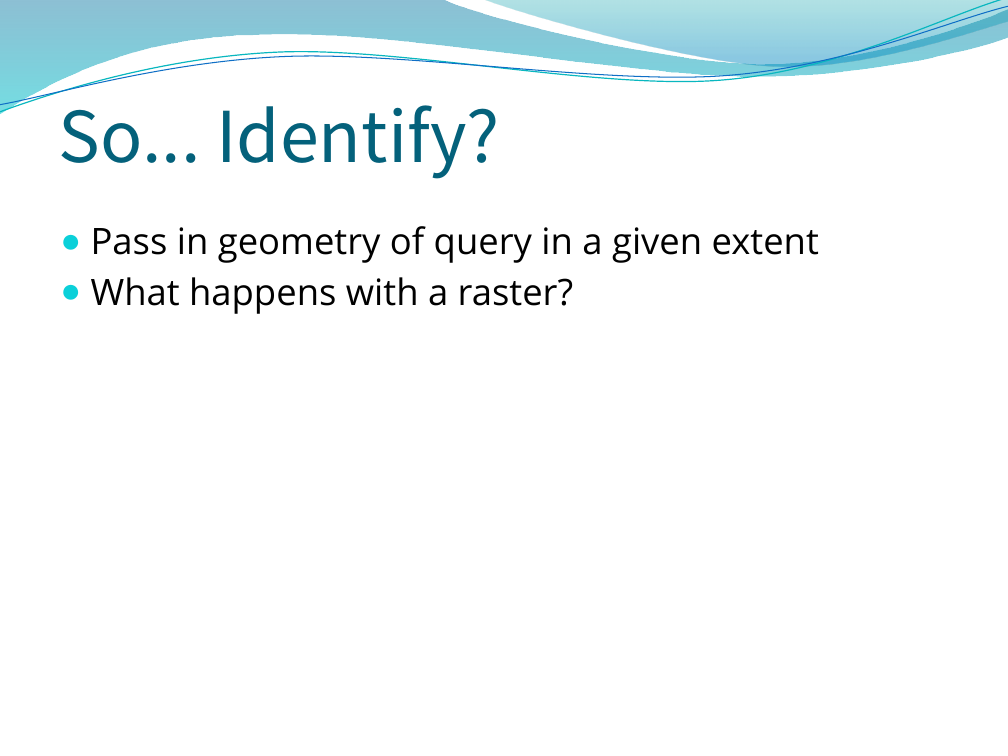
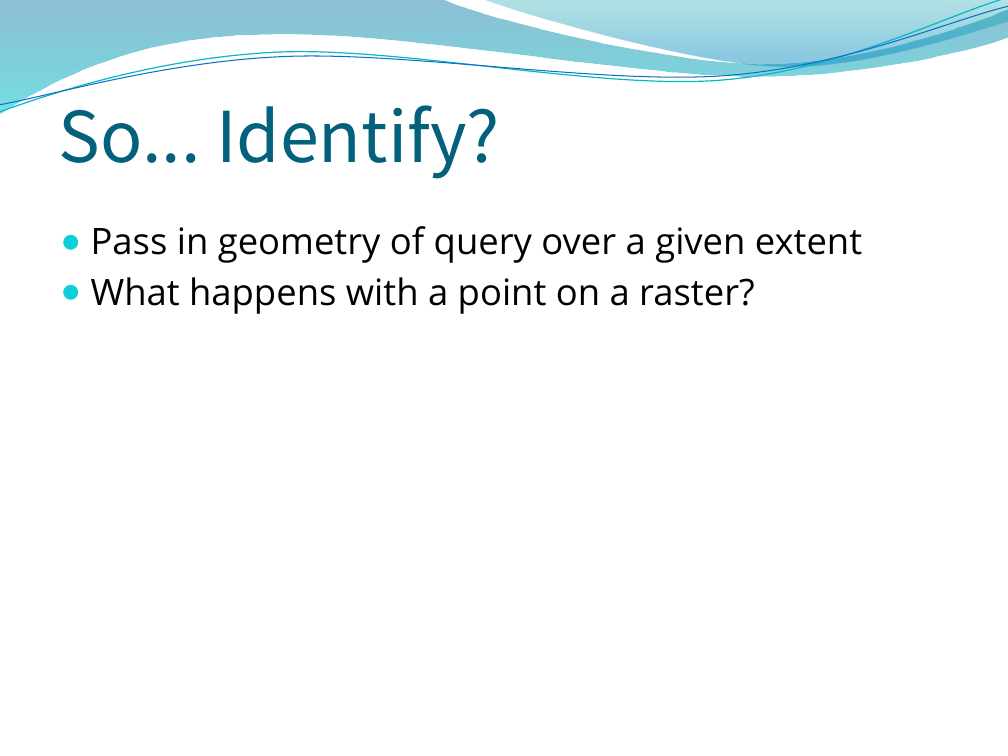
Before and after one commit to wpears/BathCat, a slide deck: slide 6 of dev/lightning.pptx. Drawn at 1008x756 pixels with LibreOffice and Linux fonts; fonts in the diff are those of the drawing; background and template pictures are left out. Boxes give left, top, right and bottom in pixels: in the first picture for what was removed or moved away, otherwise in the second. Text is boxed around its words. In the diff, an @@ line names an element or a change of style, - is before the commit and + after.

```diff
--- a/dev/lightning.pptx
+++ b/dev/lightning.pptx
@@ text at (x1=91, y1=226, x2=862, y2=314): text changed @@
-● Pass in geometry of query in a given extent
-● What happens with a raster?
+● Pass in geometry of query over a given extent
+● What happens with a point on a raster?
```
Also in this commit, not shown: 6 other slides changed.
